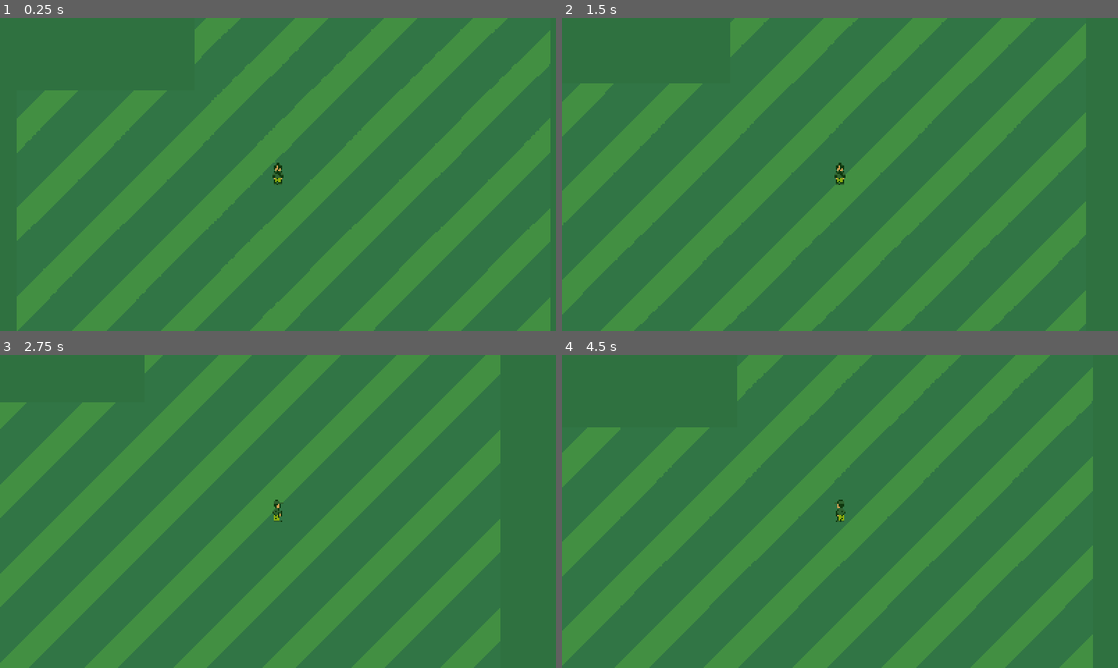
Above: before the commit, frames 1-4 (two rows, left to right).
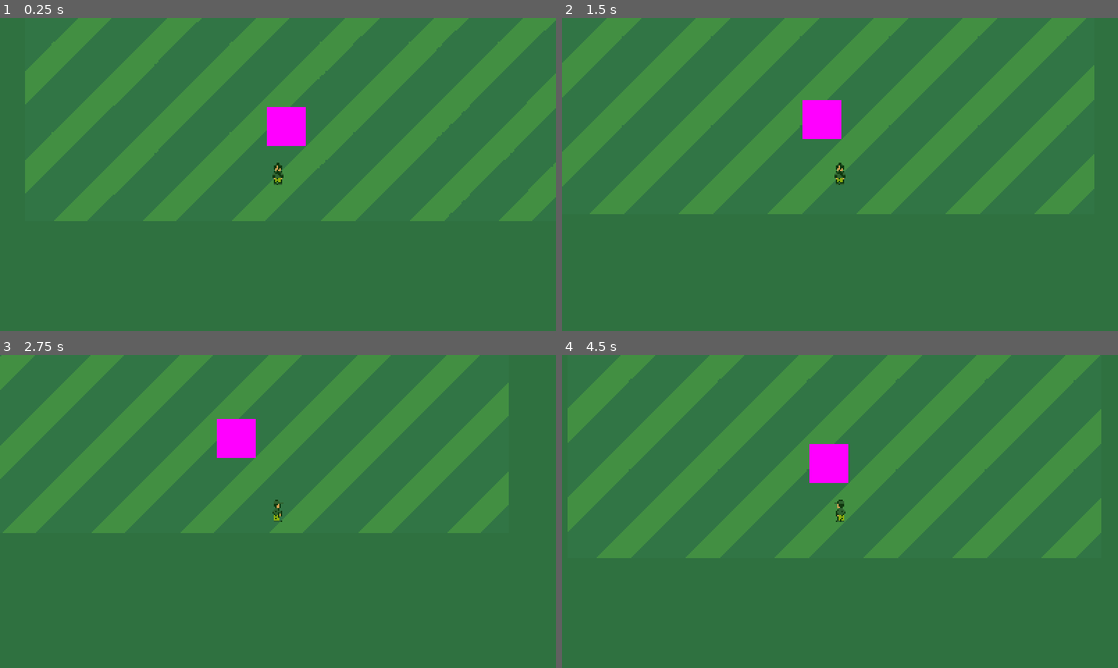
Above: after the commit, the same moments.

Repository: JBeavans/OffCourse
Game: Godot game, scene res://Scenes/scene_manager.tscn
Two runs of this game, one before a commit and one after it. Both use one fixed random seed, a clock stepped at 60 frames per second and the inputs below.
Inputs (mouse positions are in pixels of both pictures, inside the frame that each line leads up to):
- Up to frame 1 (0.25 s): no input
- Up to frame 2 (1.5 s): tap Enter at 0.5 s; move the mouse to (962, 158) at 0.52 s; hold Right (ui_right) 0.53-1.28 s; tap P (interact_ball) at 0.6 s; tap Space (look_down) at 0.8, 1.35 s; move the mouse to (728, 190) at 1.27 s; hold Down (ui_down) from 1.28 s (still down)
- Up to frame 3 (2.75 s): click (166, 527) at 1.55 s; move the mouse to (333, 442) at 2.02 s; release Down (ui_down) at 2.03 s; press the mouse at (333, 442) at 2.03 s; hold Right (ui_right) from 2.03 s (still down); tap P (interact_ball) at 2.3 s
- Up to frame 4 (4.5 s): move the mouse to (812, 574) at 2.77 s; release Right (ui_right) at 2.78 s; release the mouse at (812, 574) at 2.78 s; hold Up (ui_up) 2.78-3.53 s; tap P (interact_ball) at 2.85 s; tap Space (look_down) at 3.05, 4.35 s; move the mouse to (1006, 558) at 3.52 s; press the mouse at (1006, 558) at 3.53 s; hold Left (ui_left) from 3.53 s (still down); tap L (list) at 3.6 s; move the mouse to (673, 464) at 4.27 s; release the mouse at (673, 464) at 4.28 s

The runs differ from the first frame. In frame 1, 58% of the frame differs, in the area x 3-100%, y 0-100%; in frame 2, 57%; in frame 3, 52%; in frame 4, 58%, in the area x 0-97%, y 0-100%.

Commit message:
Added a tee box, tee, and flagstick. Tweaked how far the ball travels on a full swing. The tee box is currently using a placeholder sprite, but the mechanics are functioning. The player can place a ball on the tee and pick up a ball off the tee while standing anywhere in the tee box. The flagstick is currently just something to aim at and has no functionality.

Diff:
--- a/Scenes/openWorld.tscn
+++ b/Scenes/openWorld.tscn
@@ -1,8 +1,10 @@
-[gd_scene load_steps=6 format=4 uid="uid://mnacfat34w6k"]
+[gd_scene load_steps=13 format=4 uid="uid://mnacfat34w6k"]
 
 [ext_resource type="Script" uid="uid://okempli0461t" path="res://Scripts/open_world.gd" id="1_5hqt4"]
 [ext_resource type="PackedScene" uid="uid://dvxkop1wuu0p5" path="res://Scenes/player.tscn" id="1_5vkcm"]
 [ext_resource type="Texture2D" uid="uid://dw2rytyea2gn" path="res://Assets/largeFairwayTile.png" id="2_5hqt4"]
+[ext_resource type="Script" uid="uid://dlg8saxr5bto4" path="res://Scripts/tee_box.gd" id="4_c1366"]
+[ext_resource type="Script" uid="uid://ckfgemgp35j8n" path="res://Scripts/tee.gd" id="5_3o21l"]
 
 [sub_resource type="TileSetAtlasSource" id="TileSetAtlasSource_ldq11"]
 texture = ExtResource("2_5hqt4")
@@ -12,14 +14,26 @@
 [sub_resource type="TileSet" id="TileSet_2k2ja"]
 sources/1 = SubResource("TileSetAtlasSource_ldq11")
 
+[sub_resource type="PlaceholderTexture2D" id="PlaceholderTexture2D_5vkcm"]
+
+[sub_resource type="RectangleShape2D" id="RectangleShape2D_5vkcm"]
+size = Vector2(48, 40)
+
+[sub_resource type="CanvasTexture" id="CanvasTexture_5hqt4"]
+
+[sub_resource type="CanvasTexture" id="CanvasTexture_5vkcm"]
+
+[sub_resource type="SegmentShape2D" id="SegmentShape2D_5hqt4"]
+b = Vector2(0, -2)
+
 [node name="OpenWorld" type="Node2D"]
 script = ExtResource("1_5hqt4")
 
 [node name="Player" parent="." instance=ExtResource("1_5vkcm")]
-position = Vector2(0, -1)
+z_index = 1
+position = Vector2(-12, 196)
 
 [node name="Camera2D" type="Camera2D" parent="Player"]
-position = Vector2(0, 1)
 zoom = Vector2(2, 2)
 
 [node name="TileMapLayer" type="TileMapLayer" parent="."]
@@ -27,7 +41,49 @@
 tile_map_data = PackedByteArray("AAAEAAQAAQAAAAAAAAD8/wQAAQAAAAAAAAD8//z/AQAAAAAAAAAEAPz/AQAAAAAAAAD0//z/AQAAAAAAAAD0/w …(272 unchanged characters)…
 tile_set = SubResource("TileSet_2k2ja")
 
+[node name="TeeBox" type="StaticBody2D" parent="."]
+position = Vector2(0, 128)
+script = ExtResource("4_c1366")
+
+[node name="TeeBoxSprite" type="Sprite2D" parent="TeeBox"]
+scale = Vector2(56, 56)
+texture = SubResource("PlaceholderTexture2D_5vkcm")
+
+[node name="TeeBoxWallsCollisionBody" type="CollisionPolygon2D" parent="TeeBox"]
+polygon = PackedVector2Array(-24, 28, -28, 28, -28, -28, 28, -28, 28, 28, 24, 28, 24, -24, -24, -24)
+
+[node name="TeeBoxArea" type="Area2D" parent="TeeBox"]
+collision_mask = 3
+
+[node name="TeeBoxInternalCollisionBody" type="CollisionShape2D" parent="TeeBox/TeeBoxArea"]
+position = Vector2(0, -4)
+shape = SubResource("RectangleShape2D_5vkcm")
+
+[node name="Tee" type="Node2D" parent="TeeBox"]
+script = ExtResource("5_3o21l")
+
+[node name="TeeSprite" type="Sprite2D" parent="TeeBox/Tee"]
+scale = Vector2(0.5, 1.5)
+texture = SubResource("CanvasTexture_5hqt4")
+
+[node name="FlagStick" type="StaticBody2D" parent="."]
+position = Vector2(0, -191)
+
+[node name="FlagStickSprite" type="Sprite2D" parent="FlagStick"]
+position = Vector2(0, -17)
+scale = Vector2(1, 33)
+texture = SubResource("CanvasTexture_5vkcm")
+
+[node name="FlagStickCollisionBody" type="CollisionShape2D" parent="FlagStick"]
+scale = Vector2(0.25, 1)
+shape = SubResource("SegmentShape2D_5hqt4")
+
 [connection signal="ballPicked" from="Player" to="." method="remove_ball"]
 [connection signal="ballPlaced" from="Player" to="." method="spawn_ball"]
 [connection signal="printData" from="Player" to="." method="_on_player_print_data"]
+[connection signal="requestTeePosition" from="Player" to="TeeBox" method="_on_player_request_tee_position"]
 [connection signal="swingTriggered" from="Player" to="." method="_on_player_swing_triggered"]
+[connection signal="sendTeePosition" from="TeeBox" to="Player" method="_on_tee_box_send_tee_position"]
+[connection signal="body_entered" from="TeeBox/TeeBoxArea" to="Player" method="_on_tee_box_area_body_entered"]
+[connection signal="body_exited" from="TeeBox/TeeBoxArea" to="Player" method="_on_tee_box_area_body_exited"]
+[connection signal="teePlaced" from="TeeBox/Tee" to="TeeBox" method="_on_tee_tee_placed"]
--- a/Scenes/player.tscn
+++ b/Scenes/player.tscn
@@ -239,7 +239,8 @@
 }]
 
 [sub_resource type="CapsuleShape2D" id="CapsuleShape2D_sweqy"]
-radius = 6.0
+radius = 4.0
+height = 12.0
 
 [node name="Player" type="CharacterBody2D"]
 script = ExtResource("1_cvnsp")
@@ -250,6 +251,7 @@
 autoplay = "idleDown"
 
 [node name="CollisionShape2D" type="CollisionShape2D" parent="."]
+position = Vector2(0, 10)
 shape = SubResource("CapsuleShape2D_sweqy")
 
 [node name="RayCast" type="RayCast2D" parent="."]
--- a/Scenes/swingView.tscn
+++ b/Scenes/swingView.tscn
@@ -4,7 +4,7 @@
 [ext_resource type="PackedScene" uid="uid://dqo5u0gbnoofh" path="res://Scenes/swingView_Ball.tscn" id="1_u5wju"]
 [ext_resource type="PackedScene" uid="uid://c1udllsev3obr" path="res://Scenes/club.tscn" id="2_tf04c"]
 [ext_resource type="Script" uid="uid://ysy2u03pgs6c" path="res://Scripts/velocity_label.gd" id="3_pd6ls"]
-[ext_resource type="Script" uid="uid://bxb110emo7q4t" path="res://Scenes/swing_sound.gd" id="4_785v6"]
+[ext_resource type="Script" uid="uid://bxb110emo7q4t" path="res://Scripts/swing_sound.gd" id="4_785v6"]
 
 [sub_resource type="AudioStreamGenerator" id="AudioStreamGenerator_pd6ls"]
 mix_rate = 12738.0
--- a/Scripts/ball.gd
+++ b/Scripts/ball.gd
@@ -8,7 +8,7 @@
 var hasVelocity: bool = false
 var dir2D: Vector2 # new position based on launch velocity
 var id: int
-var speed: int = 0
+var speed: float = 0.0
 # Called when the node enters the scene tree for the first time.
 func _ready() -> void:
 	add_to_group("balls")
--- a/Scripts/club.gd
+++ b/Scripts/club.gd
@@ -8,8 +8,9 @@
 
 @onready var swing_sound: AudioStreamPlayer2D = $"../swingSound"
 
+const PIX_PER_YD: float = 3.0
 const SPEED_SCALE = 0.02
-const MAX_V = 180
+const MAX_V = 120.0 # "yds/s"
 var x0: float
 var velX0:= 0.0
 #var zVel: float
@@ -41,7 +42,7 @@
 		#currently it functions, but likely not how I expect since the math doesn't make sense to me
 		var stepSize = a % 100
 		if stepSize > 10:
-			print(stepSize)
+			print("stepSize: " + str(stepSize))
 			accChanged.emit(int(a))
 
 		velocity_label.text = "V0: "+ str(velX0) + "\nV1: " + str(velX1) + "\nA: " + str(a)
@@ -58,12 +59,12 @@
 		velocity.x = velX1 # dx * SPEED * delta
 		var collision = move_and_collide(velocity)
 		if (collision):
-			print(collision.get_collider())
+			print("club collided with " + collision.get_collider().name)
 			#TODO: create a formula that updates based on club attributes
-			var launchVelocity = max(velocity.x * 1.5, -MAX_V)
+			var launchVelocity = max(velocity.x, -MAX_V)
 
 			#send the launchConditions
-			ballStruck.emit(Vector2(launchVelocity, launchAngle))
+			ballStruck.emit(Vector2(launchVelocity * PIX_PER_YD, launchAngle))
 
 	#reset the club when the user releases the LMB and stop the swing sound
 	elif Input.is_action_just_released("swing"):
--- a/Scripts/flight_path.gd
+++ b/Scripts/flight_path.gd
@@ -33,8 +33,8 @@
 	print("graph position: " + str(graphBackground.position))
 	pathOrigin.x = graphBackground.position.x + graphBackground.scale.x / 2
 	pathOrigin.y = graphBackground.position.y + graphBackground.scale.y / 2
-	timeScale = graphBackground.scale.x / 15.0
-	heightScale = graphBackground.scale.y / 200.0
+	timeScale = graphBackground.scale.x / 40.0
+	heightScale = graphBackground.scale.y / 1000.0
 
 
 # Called every frame. 'delta' is the elapsed time since the previous frame.
--- a/Scripts/player.gd
+++ b/Scripts/player.gd
@@ -4,35 +4,46 @@
 signal swingTriggered
 signal ballPicked
 signal printData
+signal requestTeePosition
 
 const SPEED = 50.0
 var ballCount = 5
 var idleDirection: Vector2 #(0,1) #default idle to look down
 var _spriteSize: Vector2
 var _offsetToFeet: int
+var _isInTeeBox: bool = false
+var _ballOnTee: int = 0
+var _isTee: bool
+var _teePosition: Vector2
+
 
 @onready var char_animation: AnimatedSprite2D = $AnimatedSprite2D
 @onready var ray_cast: RayCast2D = $RayCast
 
 func _ready() -> void:
 	_spriteSize = $CollisionShape2D.shape.get_rect().size
-	_offsetToFeet = _spriteSize.y / 2
-
+	_offsetToFeet = _spriteSize.y #/ 2 - commented out since the collision shape was changed to occupy only the space below the player's waist
 
 func _process(delta: float) -> void:
 	if isStationary():
 		if Input.is_action_just_pressed("look_down", false):
 			#update player data
 			#signal to OpenWorld that player wants to swing
-			swingTriggered.emit(is_facing_ball())
+			swingTriggered.emit(isFacingBall())
 			#get_tree().change_scene_to_file("res://Scenes/swingView.tscn")
 
 		if Input.is_action_just_pressed("interact_ball"):
-			var id = is_facing_ball()
-			if id:
+			var id = isFacingBall()
+			if isInTeeBox():
+				toggle_ball_on_tee()
+			elif id:
 				pick_up_ball(id)
 			else:
-				place_ball()
+				#decide where the ball will go. *update to include a random "drop zone"*
+				var ballPosition = position + (idleDirection * 3)
+				ballPosition.y += _offsetToFeet + 3 #shifting the ball down a smidge (TODO: factor in this adjustment in the calculation of the offset variable)
+				ballPosition.x += idleDirection.x * _spriteSize.x
+				place_ball(ballPosition)
 
 		if Input.is_action_just_pressed("list"):
 			printData.emit()
@@ -77,13 +88,9 @@
 
 	move_and_slide()
 
-func place_ball():
+func place_ball(ballPosition: Vector2):
 	#check if player has a ball
 	if ballCount > 0:
-		#decide where the ball will go. *update to include a random "drop zone"*
-		var ballPosition = position + (idleDirection * 3)
-		ballPosition.y += _offsetToFeet
-		ballPosition.x += idleDirection.x * _spriteSize.x
 		#send a signal to OpenWorld parent to create a new ball
 		ballPlaced.emit(ballPosition)
 		#update how many balls the player has
@@ -103,11 +110,11 @@
 func isStationary():
 	return velocity == Vector2.ZERO
 
-func is_facing_ball() -> int:
+func isFacingBall() -> int:
 	#temp return until methodology is determined
 	#returns id of nearest ball within searchable range (based on direction and player's stats)
 	var obj = ray_cast.get_collider()
-	print(obj)
+	print("is facing " + str(obj))
 	if obj is FindableArea:
 		return obj.get_parent().id
 	return 0
@@ -117,3 +124,49 @@
 
 func setBallCount(numBallsInPlay: int) -> void:
 	ballCount -= numBallsInPlay
+
+func isInTeeBox() -> bool:
+	return _isInTeeBox
+
+func getBallOnTee() -> int:
+	return _ballOnTee
+
+func toggle_ball_on_tee():
+	var id = getBallOnTee()
+	if id:
+		pick_up_ball(id)
+	else:
+		place_ball(_teePosition + Vector2(0, -0.75))
+
+
+
+func _on_tee_box_area_body_entered(body: Node2D) -> void:
+	if body == self:
+		_isInTeeBox = true
+		print("You entered tee box\n")
+		requestTeePosition.emit() #likely will need to send playerID once multiplayer is in development
+		#TODO: add a mechanic to move pan the camera up to give the player a better view of the where they're aiming
+	elif body.is_in_group("balls"):
+		_ballOnTee = body.id
+		print("ball id: " + str(_ballOnTee) + " on tee")
+	else:
+		print(body.name + " entered tee box")
+
+
+func _on_tee_box_area_body_exited(body: Node2D) -> void:
+	if body == self:
+		_isInTeeBox = false
+		print("You exited the tee box\n")
+		#TODO: complete the camera moving mechanic by moving it back to its original position relative to the player
+	elif body.is_in_group("balls"):
+		_ballOnTee = 0
+
+
+func _on_tee_box_send_tee_position(pos: Vector2) -> void:
+	print("Tee Position: " + str(pos))
+	if not pos == null:
+		_isTee = true
+	else:
+		_isTee = false
+
+	_teePosition = pos
--- a/Scripts/swingView_Ball.gd
+++ b/Scripts/swingView_Ball.gd
@@ -1,6 +1,4 @@
 extends RigidBody2D
-
-signal hit
 
 # Called when the node enters the scene tree for the first time.
 func _ready() -> void:
--- /dev/null
+++ b/Scripts/tee.gd
@@ -0,0 +1,16 @@
+extends Node2D
+
+signal teePlaced
+
+var _topOfTee: Vector2
+# Called when the node enters the scene tree for the first time.
+func _ready() -> void:
+	_topOfTee.x = position.x
+	_topOfTee.y = position.y - $TeeSprite.scale.y/2
+	teePlaced.emit(_topOfTee)
+	pass # Replace with function body.
+
+
+# Called every frame. 'delta' is the elapsed time since the previous frame.
+func _process(delta: float) -> void:
+	pass
--- /dev/null
+++ b/Scripts/tee_box.gd
@@ -0,0 +1,42 @@
+extends StaticBody2D
+
+signal sendTeePosition
+
+var _teePosition: Vector2
+#var _knownBodies: Array
+
+# Called when the node enters the scene tree for the first time.
+func _ready() -> void:
+	pass # Replace with function body.
+
+
+# Called every frame. 'delta' is the elapsed time since the previous frame.
+#func _process(delta: float) -> void:
+	##Coded this bit up as a way to try to debug colisions
+	#var bodies: Array = $TeeBoxArea.get_overlapping_bodies()
+	#for body in bodies:
+		#if not body in _knownBodies:
+			#_knownBodies.append(body)
+			#print(str(body.name) + " is overlapping tee box")
+	#var bodiesExited: Array[int]
+	#var knownIndex: int = 0
+	#for body in _knownBodies:
+		#if not body in bodies:
+			#bodiesExited.append(knownIndex)
+		#else:
+			#knownIndex += 1
+	#var totalRemoved: int = 0
+	#for index in bodiesExited:
+		#var newIndex = index - totalRemoved
+		#print(_knownBodies[newIndex].name + " was removed from the teeBox")
+		#_knownBodies.remove_at(newIndex)
+		#totalRemoved += 1
+
+
+func _on_tee_tee_placed(teeTop: Vector2) -> void:
+	_teePosition = teeTop + position
+	pass # Replace with function body.
+
+
+func _on_player_request_tee_position() -> void:
+	sendTeePosition.emit(_teePosition)
Renamed: Scenes/swing_sound.gd -> Scripts/swing_sound.gd
Renamed: Scenes/swing_sound.gd.uid -> Scripts/swing_sound.gd.uid
Not shown, added: Scripts/tee.gd.uid
Not shown, added: Scripts/tee_box.gd.uid
